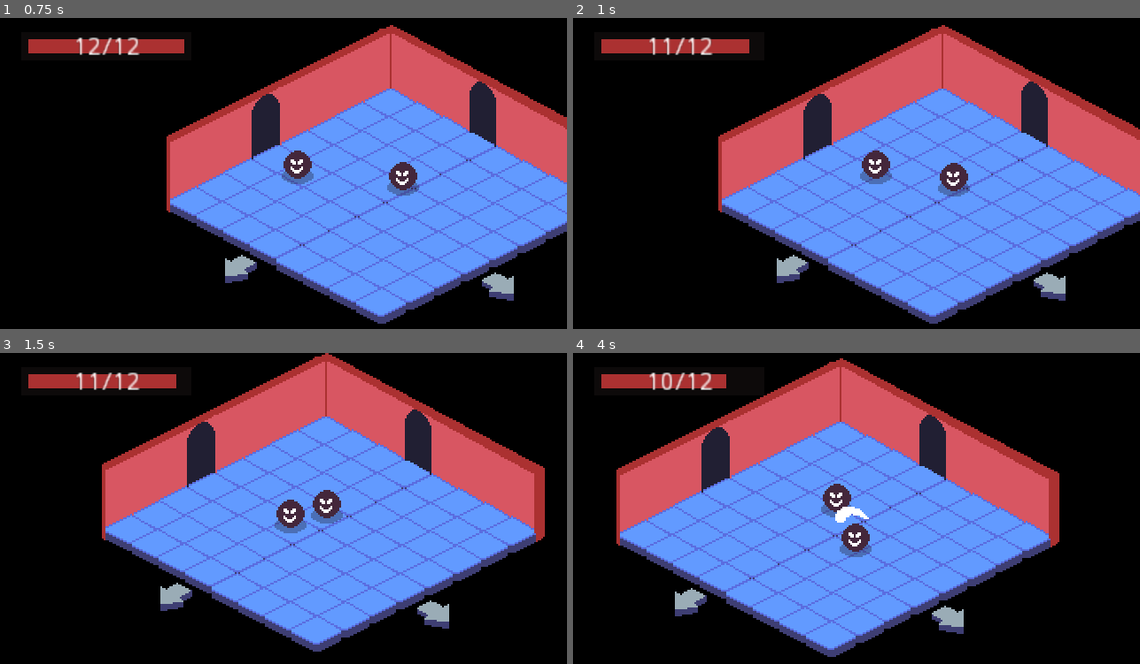
Above: before the commit, frames 1-4 (two rows, left to right).
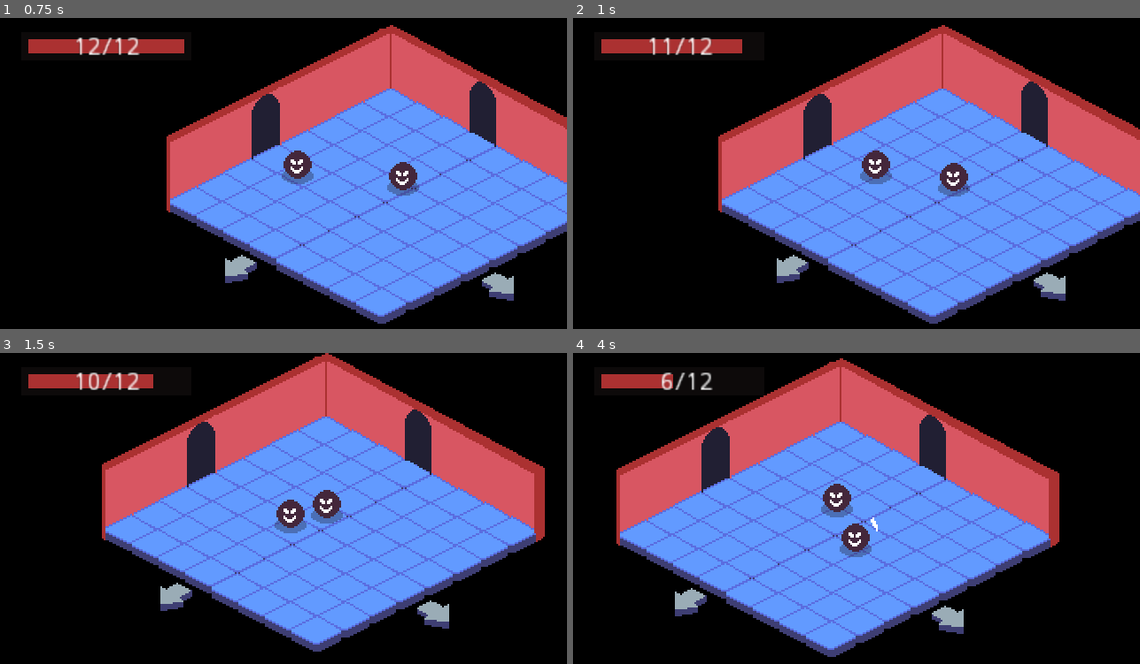
Above: after the commit, the same moments.

Repository: ColmeiaUDESC/gamejaaj6
Game: Godot game, scene res://Cenas/Teste.tscn
Same seed, same stepped clock (60 frames per second), same inputs: the game is played once before the commit and once after it.
Inputs:
- Up to frame 1 (0.75 s): hold Right (ui_right) from 0.53 s (still down)
- Up to frame 2 (1 s): keep holding Right (ui_right); tap Space (ui_select) at 0.77 s
- Up to frame 3 (1.5 s): release Right (ui_right) at 1.28 s; hold Down (ui_down) from 1.28 s (still down)
- Up to frame 4 (4 s): tap Space (ui_select) at 1.52, 3.02, 3.77 s; release Down (ui_down) at 2.03 s; hold Right (ui_right) 2.03-2.78 s; hold Up (ui_up) 2.78-3.53 s; hold Left (ui_left) from 3.53 s (still down)

Frame 1 is identical in both runs. In frame 2, less than 0.1% of the frame differs, in the area x 29-32%, y 6-12%; in frame 3, 0.3%; in frame 4, 0.7%, in the area x 13-54%, y 6-58%.

Commit message:
Movimentação e limpeza de código

Diff:
--- a/Cenas/Teste.tscn
+++ b/Cenas/Teste.tscn
@@ -21,4 +21,4 @@
 
 [node name="CollisionPolygon2D" type="CollisionPolygon2D" parent="Paredes"]
 position = Vector2( 160, 92 )
-polygon = PoolVector2Array( -56, -36, 0, -64, 40, -40, 40, -60, 68, -44, 68, -24, 120, 4, 120, 16, -4, 80, -124, 16, -124, -20, -124, -4, -80, -24, -80, -44, -60, -52, -56, -40, -48, -44, -52, -68, -140, -28, -140, 28, -8, 100, 132, 32, 140, -4, 128, -32, 8, -88, -40, -84, -52, -68, -48, -44, -56, -40 )
+polygon = PoolVector2Array( -60, -16, 0, -52, 120, 16, -4, 80, -120, 16, -60, -16, -60, -52, -120, -20, -124, 20, -4, 84, 124, 20, 124, -20, 4, -84, -60, -52 )
--- a/Instanciaveis/Estados/Inimigo/Atacar.gd
+++ b/Instanciaveis/Estados/Inimigo/Atacar.gd
@@ -1,4 +1,7 @@
 extends Estado
+
+var esta_em_alcance = false
+var valor_ataque = 1
 
 
 func executar(_delta: float) -> void:
@@ -11,16 +14,31 @@
 	if abs(round(posicao_relativa.x)) > abs(round(posicao_relativa.y)):
 		if round(posicao_relativa.x) > 0:
 			inimigo.get_node("Ataque").set("rotation_degrees",0)
+			dano()
+
 		else:
 			inimigo.get_node("Ataque").set("rotation_degrees",-180)
+			dano()
 	else:
 		if round(posicao_relativa.y) > 0:
 			inimigo.get_node("Ataque").set("rotation_degrees",-270)
+			dano()
 		else:
-				inimigo.get_node("Ataque").set("rotation_degrees",-90)
-				inimigo.get_node("Ataque/Sprite").visible = true
-				inimigo.get_node("Ataque/Sprite").play("default")
+			inimigo.get_node("Ataque").set("rotation_degrees",-90)
+			inimigo.get_node("Ataque/Sprite").visible = true
+			inimigo.get_node("Ataque/Sprite").play("default")
+			dano()
 
 
 func ao_sair() -> void:
 	inimigo.get_node("Ataque/Sprite").visible = false
+
+
+func dano():
+	if esta_em_alcance:
+		inimigo.jogador.inflinge_dano(valor_ataque)
+
+func _on_Ataque_body_entered(body):
+	esta_em_alcance = true
+func _on_Ataque_body_exited(body):
+	esta_em_alcance = false
--- a/Instanciaveis/Inimigo.tscn
+++ b/Instanciaveis/Inimigo.tscn
@@ -71,7 +71,7 @@
 visible = false
 z_index = 10
 frames = SubResource( 5 )
-frame = 3
+frame = 1
 playing = true
 offset = Vector2( -10, 0 )
 
@@ -87,4 +87,5 @@
 [connection signal="body_exited" from="Area_de_ataque" to="." method="_on_Area_de_ataque_body_exited"]
 [connection signal="body_entered" from="Visao" to="." method="_on_Visao_body_entered"]
 [connection signal="body_exited" from="Visao" to="." method="_on_Visao_body_exited"]
-[connection signal="body_entered" from="Ataque" to="." method="_on_Ataque_body_entered"]
+[connection signal="body_entered" from="Ataque" to="GerenciadorEstados/Atacar" method="_on_Ataque_body_entered"]
+[connection signal="body_exited" from="Ataque" to="GerenciadorEstados/Atacar" method="_on_Ataque_body_exited"]
--- a/Instanciaveis/Jogador.tscn
+++ b/Instanciaveis/Jogador.tscn
@@ -30,8 +30,11 @@
 [node name="HP" parent="UI" instance=ExtResource( 3 )]
 
 [node name="Regen_HP" type="Timer" parent="."]
+wait_time = 3.0
 autostart = true
 
-[node name="Timer" type="Timer" parent="."]
+[node name="Intangibilidade" type="Timer" parent="."]
+one_shot = true
 
 [connection signal="timeout" from="Regen_HP" to="." method="_on_Regen_HP_timeout"]
+[connection signal="timeout" from="Intangibilidade" to="." method="_on_Intangibilidade_timeout"]
--- a/Instanciaveis/Scripts/Inimigo.gd
+++ b/Instanciaveis/Scripts/Inimigo.gd
@@ -35,7 +35,3 @@
 func _on_Area_de_ataque_body_exited(body):
 	if body == jogador:
 		$GerenciadorEstados.mudar_estado("Seguir")
-
-
-func _on_Ataque_body_entered(body):
-	pass # Replace with function body.
--- a/Instanciaveis/Scripts/Jogador.gd
+++ b/Instanciaveis/Scripts/Jogador.gd
@@ -5,6 +5,7 @@
 var vida_max = 12.0
 var vida_atual = 12.0
 var regeneracao = 0.5
+var depois_do_ataque = false
 
 func _process(_delta):
 	# Everything works like you're used to in a top-down game
@@ -30,9 +31,24 @@
 		vida_atual -= 1
 
 
+
+func inflinge_dano(dano):
+	if !depois_do_ataque:
+			vida_atual -= dano
+			intangivel()
+
+
 func _on_Regen_HP_timeout():
 	if (vida_atual + regeneracao) < vida_max:
 		vida_atual += regeneracao
 
 	elif (vida_atual + regeneracao) >= vida_max:
 		vida_atual = vida_max
+
+
+func intangivel():
+	depois_do_ataque = true
+	$Intangibilidade.start()
+
+func _on_Intangibilidade_timeout():
+	depois_do_ataque = false
